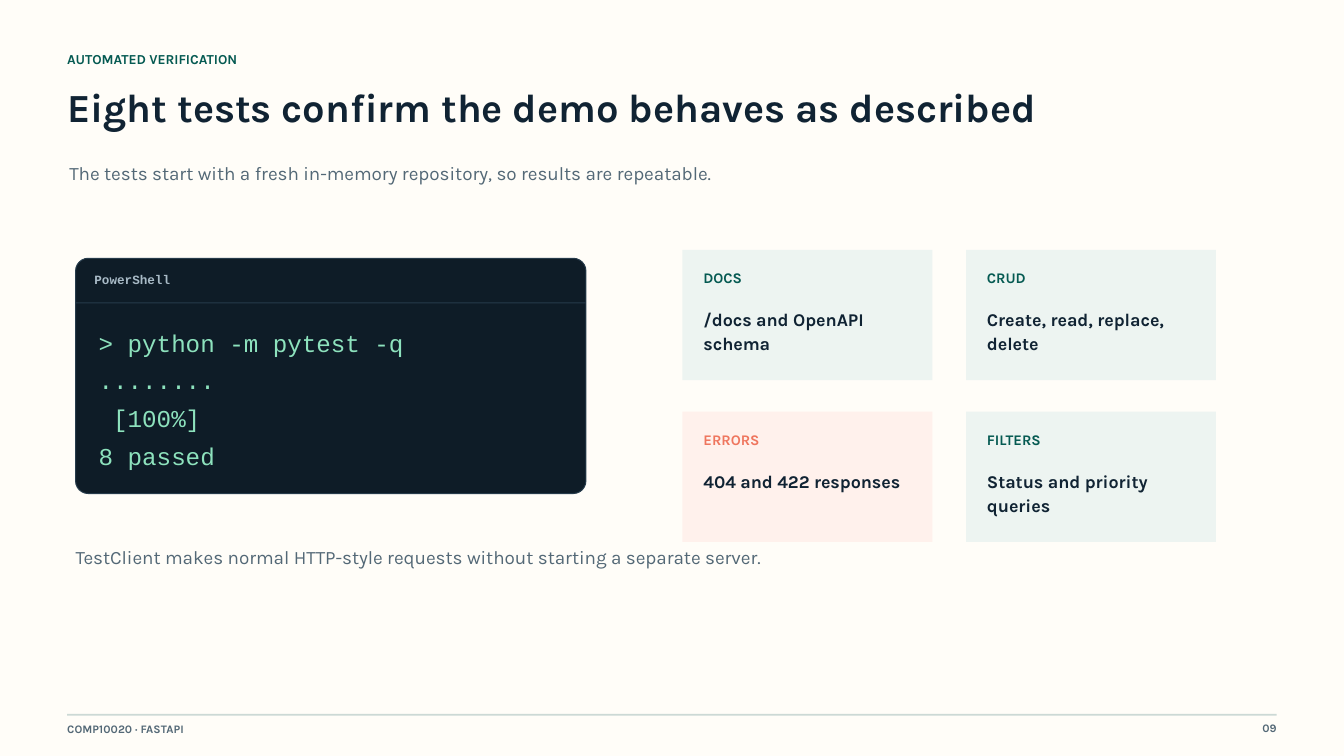
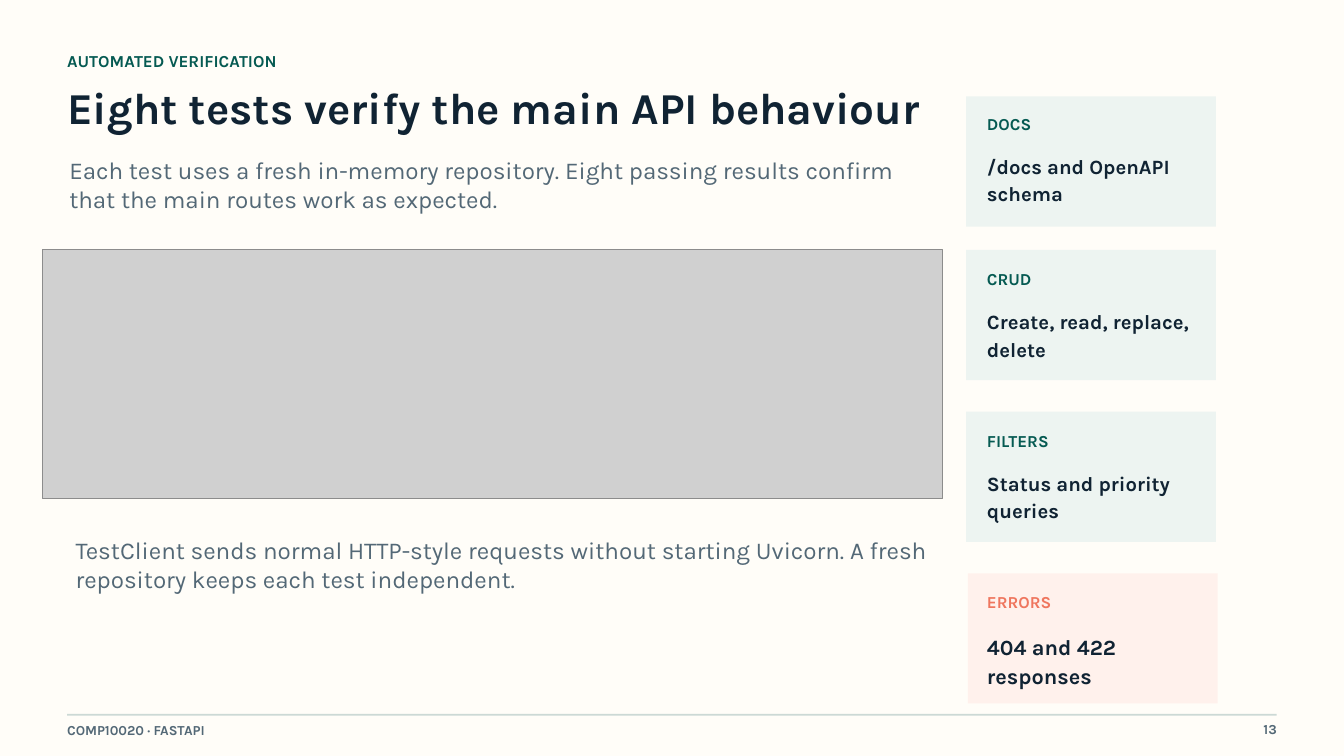
Before and after one commit to tianjianzou123/fastapi-cw1, a slide deck: slide 13 of presentation/FastAPI_Task_Manager_Presentation_Final.pptx (slide 9 before the commit). Drawn at 1344x756 pixels with LibreOffice and Linux fonts; fonts in the diff are those of the drawing; grey boxes stand for pictures. Boxes give left, top, right and bottom in pixels: in the first picture for what was removed or moved away, otherwise in the second. Text is boxed around its words. In the diff, an @@ line names an element or a change of style, - is before the commit and + after.

```diff
--- a/presentation/FastAPI_Task_Manager_Presentation_Final.pptx
+++ b/presentation/FastAPI_Task_Manager_Presentation_Final.pptx
@@ text "AUTOMATED VERIFICATION" at (x1=67, y1=56, x2=277, y2=68): size 9.8 to 12 pt @@
@@ text at (x1=67, y1=92, x2=920, y2=135): text changed; size 28.5 to 31.5 pt @@
-Eight tests confirm the demo behaves as described
+Eight tests verify the main API behaviour
@@ 2 texts, 1 rectangle moved together from (x1=683, y1=250, x2=933, y2=380) to (x1=966, y1=97, x2=1216, y2=227) @@
@@ text at (x1=69, y1=162, x2=893, y2=214): text changed; size 13.5 to 17.2 pt @@
-The tests start with a fresh in-memory repository, so results are repeatable.
+Each test uses a fresh in-memory repository. Eight passing results confirm that the main routes work as expected.
@@ size 12.8 to 14.5 pt in 3 elements at (x1=987, y1=315, x2=1189, y2=358), (x1=987, y1=476, x2=1170, y2=523), (x1=987, y1=159, x2=1169, y2=202) @@
@@ picture added at (x1=42, y1=250, x2=943, y2=499) @@
@@ rounded rectangle removed at (x1=76, y1=258, x2=586, y2=493) @@
@@ text removed at (x1=94, y1=275, x2=170, y2=284) @@
-PowerShell
@@ rectangle removed at (x1=76, y1=302, x2=586, y2=303) @@
@@ text removed at (x1=99, y1=334, x2=403, y2=470) @@
-> python -m pytest -q
-........ [100%]
-8 passed
@@ text at (x1=76, y1=542, x2=927, y2=594): text changed; size 13.5 to 17.2 pt @@
-TestClient makes normal HTTP-style requests without starting a separate server.
+TestClient sends normal HTTP-style requests without starting Uvicorn. A fresh repository keeps each test independent.
@@ rectangle moved from (x1=683, y1=411, x2=933, y2=541) to (x1=968, y1=574, x2=1218, y2=704) @@
@@ size 10.5 to 12 pt in 4 elements at (x1=987, y1=274, x2=1032, y2=286), (x1=987, y1=436, x2=1049, y2=448), (x1=987, y1=119, x2=1031, y2=131), (x1=987, y1=597, x2=1051, y2=608) @@
@@ text "ERRORS" moved from (x1=703, y1=435, x2=759, y2=445) to (x1=987, y1=597, x2=1051, y2=608) @@
@@ text "404 and 422 responses" moved from (x1=703, y1=475, x2=900, y2=493) to (x1=987, y1=640, x2=1116, y2=689) @@
@@ text "404 and 422 responses" at (x1=987, y1=640, x2=1116, y2=689): size 12.8 to 15.5 pt @@
@@ text "COMP10020 · FASTAPI" at (x1=67, y1=726, x2=205, y2=735): size 8.2 to 9.8 pt @@
@@ text at (x1=1263, y1=725, x2=1276, y2=734): text changed; size 8.2 to 9.8 pt @@
-09
+13
```
Also in this commit, not shown: 7 other slides changed, 10 slides added, 7 slides removed, 5 other files.
